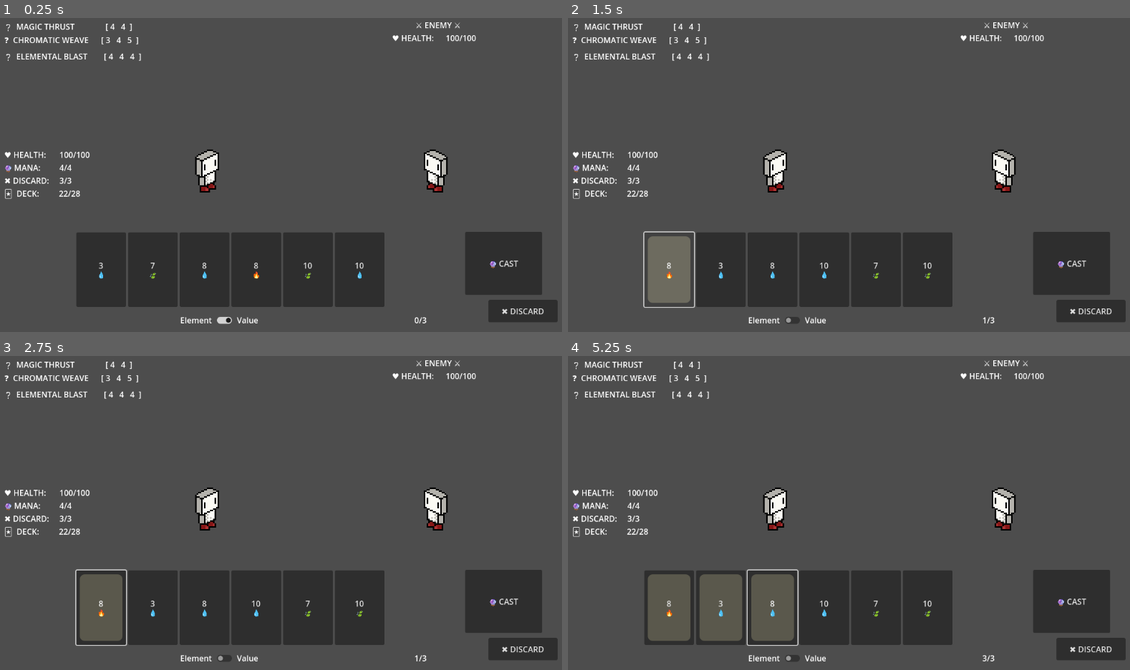
Above: before the commit, frames 1-4 (two rows, left to right).
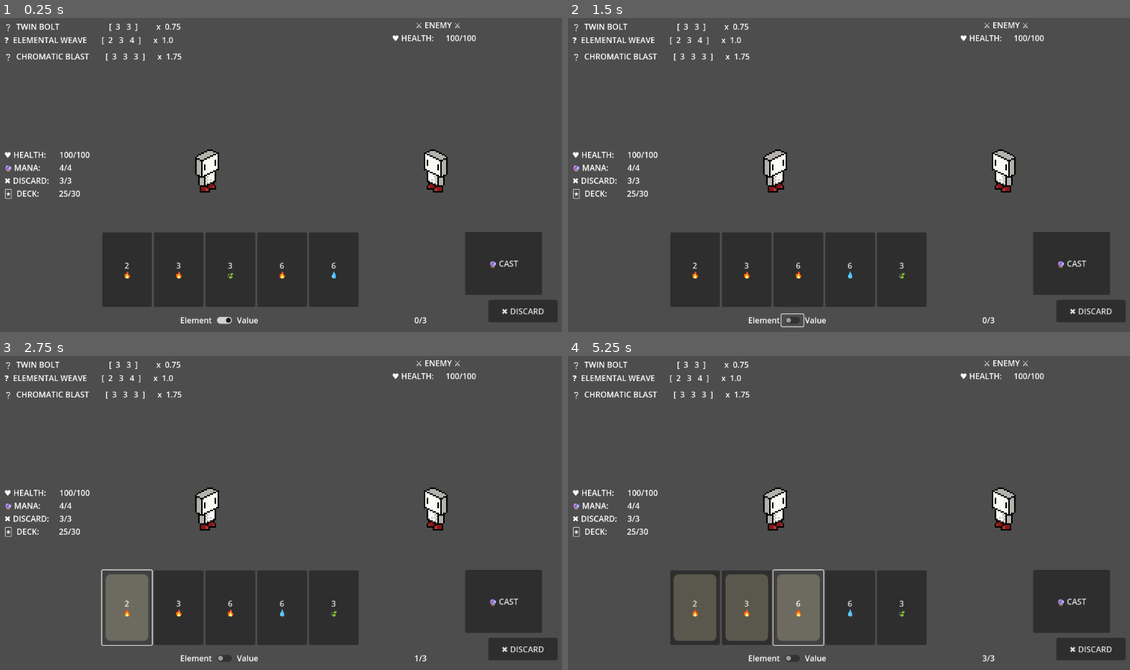
Above: after the commit, the same moments.

Repository: itsdotnickscott/wizard_card_game
Game: Godot game, scene res://scenes/battle.tscn
Two runs of this game, one before a commit and one after it. Both use one fixed random seed, a clock stepped at 60 frames per second and the inputs below.
Inputs (mouse positions are in pixels of both pictures, inside the frame that each line leads up to):
- Up to frame 1 (0.25 s): no input
- Up to frame 2 (1.5 s): click "Element" at 0.5 s; click (669, 269) at 1.25 s, where only the run before the commit has a clickable "8 🔥"
- Up to frame 3 (2.75 s): click (129, 607) at 2 s, where only the run after the commit has a clickable "2 🔥"
- Up to frame 4 (5.25 s): click (719, 607) at 2.75 s, where only the run before the commit has a clickable "3 💧"; click (747, 607) at 3.5 s, where only the run after the commit has a clickable "3 🔥"; click (770, 607) at 4.25 s, where only the run before the commit has a clickable "8 💧"; click (798, 607) at 5 s, where only the run after the commit has a clickable "6 🔥"

The runs differ from the first frame. In frame 1, 3.7% of the frame differs, in the area x 2-69%, y 1-93%; in frame 2, 4.4%; in frame 3, 4.1%; in frame 4, 4.9%.

Commit message:
Implemented Spells
- recognizes different types of hands
- calculates dmg if successful spell

Diff:
--- a/scenes/battle_ui.tscn
+++ b/scenes/battle_ui.tscn
@@ -95,17 +95,17 @@
 offset_right = 312.0
 offset_bottom = 248.0
 
-[node name="Thrust" type="Label" parent="Spells"]
+[node name="Bolt" type="Label" parent="Spells"]
 layout_mode = 2
-text = "❔  MAGIC THRUST               [ 4   4  ]"
+text = "❔  TWIN BOLT                        [  3   3  ]         x  0.75"
 
 [node name="Weave" type="Label" parent="Spells"]
 layout_mode = 2
-text = "❓  CHROMATIC WEAVE      [ 3   4   5  ]"
+text = "❓  ELEMENTAL WEAVE       [  2   3   4  ]      x  1.0"
 
 [node name="Blast" type="Label" parent="Spells"]
 layout_mode = 2
-text = "❔  ELEMENTAL BLAST        [ 4   4   4  ]"
+text = "❔  CHROMATIC BLAST        [  3   3   3  ]      x  1.75"
 
 [node name="CastButton" type="Button" parent="."]
 layout_mode = 0
--- a/scripts/battle.gd
+++ b/scripts/battle.gd
@@ -17,7 +17,7 @@
 func player_turn() -> void:
 	battle_ui.reset_selected_cards()
 	player.draw_to_limit()
-	player.sort_hand(battle_ui.sort_toggle.button_pressed)
+	player.sort_cards(player.hand, battle_ui.sort_toggle.button_pressed)
 	battle_ui.update_display(player)
 
 
@@ -43,5 +43,5 @@
 
 
 func _on_battle_ui_sort_hand(by_value: bool) -> void:
-	player.sort_hand(by_value)
+	player.sort_cards(player.hand, by_value)
 	battle_ui.update_display(player)
--- a/scripts/battle_ui.gd
+++ b/scripts/battle_ui.gd
@@ -37,7 +37,7 @@
 	$PlayerStats/HPValue.text = "%d/%d" % [player.health, player.max_health]
 	$PlayerStats/ManaValue.text = "%d/%d" % [player.mana, player.max_mana]
 	$PlayerStats/DiscardValue.text = "%d/%d" % [player.discards_left, player.max_discards]
-	$PlayerStats/DeckValue.text = "%d/%d" % [player.deck.size(), 28]
+	$PlayerStats/DeckValue.text = "%d/%d" % [player.deck.size(), 30]
 	$SelectLabel.text = "%d/%d" % [selected_cards.size(), select_limit]
 
 
--- a/scripts/player.gd
+++ b/scripts/player.gd
@@ -7,7 +7,7 @@
 var max_health: int = 100
 var max_mana: int = 4
 var max_discards: int = 3
-var hand_limit: int = 6
+var hand_limit: int = 5
 var select_limit: int = 3
 
 var health: int = max_health
@@ -15,6 +15,8 @@
 var discards_left: int = max_discards
 
 var deck: Array[Card] = []
+var spellbook: Array[Spell] = []
+
 var hand: Array[Card] = []
 var discard: Array[Card] = []
 
@@ -30,9 +32,18 @@
 ## Removes 1 [member Player.mana] and discards given [Card] objects from the [member Player.hand].
 ## Returns [code]true[/code] if [Player] has more mana (>0) left.
 func cast_cards(selected_cards: Array[Card]) -> bool:
+	# Check for enough mana
 	if mana == 0:
 		print("out of mana")
 		return false
+
+	# Check for valid spell in spellbook
+	var valid = valid_spells(selected_cards)
+	print(valid)
+
+	for i in range(spellbook.size()):
+		if valid[i]:
+			print(spellbook[i].name + " - ", calc_dmg(spellbook[i], selected_cards))
 
 	mana -= 1
 	for card in selected_cards:
@@ -40,6 +51,80 @@
 		discard.append(card)
 
 	return mana > 0
+
+
+func calc_dmg(spell: Spell, selected_cards: Array[Card]):
+	var base = 0.0
+
+	for card in selected_cards:
+		base += card.value
+
+	return base * spell.multi
+
+
+## Returns an [Array] of booleans, [code][true][/code] for every [Spell] that can currently score.
+func valid_spells(selected_cards: Array[Card]) -> Array[bool]:
+	var valid: Array[bool] = []
+
+	for spell in spellbook:
+		if spell.card_amt != selected_cards.size():
+			valid.append(false)
+			continue
+
+		sort_cards(selected_cards, true)
+		match spell.val_combo:
+			Spell.ValCombo.SET:
+				if not valid_set(selected_cards):
+					valid.append(false)
+					continue
+
+			Spell.ValCombo.RUN:
+				if not valid_run(selected_cards):
+					valid.append(false)
+					continue
+
+		sort_cards(selected_cards, false)
+		match spell.elem_combo:
+			# Spell.ElemCombo.ANY can never be invalid
+
+			Spell.ElemCombo.MATCH_ANY:
+				if not valid_match_any(selected_cards):
+					valid.append(false)
+					continue
+
+		valid.append(true)
+
+	return valid
+
+
+## Returns [code][true][/code] if every [Card] in [param selected_cards] have the same
+## [member Card.value].
+func valid_set(selected_cards: Array[Card]) -> bool:
+	for i in range(selected_cards.size() - 1):
+		if selected_cards[i].value != selected_cards[i + 1].value:
+			return false
+
+	return true
+
+
+## Returns [code][true][/code] if every [Card] in [param selected_cards] are in ascending
+## [member Card.value].
+func valid_run(selected_cards: Array[Card]) -> bool:
+	for i in range(selected_cards.size() - 1):
+		if selected_cards[i].value != (selected_cards[i + 1].value - 1):
+			return false
+
+	return true
+
+
+## Returns [code][true][/code] if every [Card] in [param selected_cards] have the same
+## [member Card.element].
+func valid_match_any(selected_cards: Array[Card]) -> bool:
+	for i in range(selected_cards.size() - 1):
+		if selected_cards[i].element != selected_cards[i + 1].element:
+			return false
+
+	return true
 
 
 ## Discards given [Card] objects from the [member Player.hand]. Returns [code]true[/code] if
@@ -88,42 +173,66 @@
 	deck.shuffle()
 
 
-## Sorts [member Player.hand] by [Card] value or element.
-func sort_hand(by_value: bool) -> void:
+## Sorts [member Player.hand] by [member Card.value] if [param by_value] is [code]true[/code].
+## Otherwise, it sorts it by [member Card.element]. Modifies the existing [Array].
+func sort_cards(cards: Array[Card], by_value: bool) -> void:
 	var asc_value = func (a: Card, b: Card) -> int:
 		if by_value:
 			return a.value < b.value
 		else:
 			return a.element < b.element
 
-	hand.sort_custom(asc_value)
-
-
-## Returns a 28-card_scene [Deck], with three of each value (2-10) in three different elements
-## (fire, water, earth), plus one Joker card_scene (represented by value 11).
+	cards.sort_custom(asc_value)
+
+
+## Returns a 30-card_scene [Deck], with six of each value (2-6) split up evenly
+## among three different elements (fire, water, earth).
 func _create_base_deck() -> Array[Card]:
 	var new_deck: Array[Card] = []
 
-	# Adds 2-10 with three elements (fire, water, earth)
 	var val: int = 2
 	var elem: int = 0
 
-	for i in range(9):
-		for j in range(3):
+	for i in range(5):
+		for j in range(6):
 			var new_card = card_scene.instantiate()
 			new_card.init(val, elem)
 			new_deck.append(new_card)
-			elem += 1
+			elem = (elem + 1) % 3
 		val += 1
 		elem = 0
 
-	# Adds one Joker
-	var joker = card_scene.instantiate()
-	joker.init(11, Card.Element.WILD)
-	new_deck.append(joker)
-
 	return new_deck
+
+
+## Returns three starting [Spell] objects, Twin Bolts (Set, 2 Cards, Any), Chromatic Weave
+## (Run, 3 Cards, Match Any), and Elemental Blast (Set, 3 Cards, Any)).
+func _create_base_spellbook() -> Array[Spell]:
+	var bolt = Spell.new("Twin Bolt", Spell.ValCombo.SET, Spell.ElemCombo.ANY, 2, 1.0)
+	var weave = Spell.new("Elemental Weave", Spell.ValCombo.RUN, Spell.ElemCombo.MATCH_ANY, 3, 1.0)
+	var blast = Spell.new("Chromatic Blast", Spell.ValCombo.SET, Spell.ElemCombo.ANY, 3, 1.25)
+
+	return [bolt, weave, blast]
+
+
+func spell_analysis() -> void:
+	for spell in spellbook:
+		print(spell.name)
+
+		if spell.val_combo == Spell.ValCombo.SET:
+			print("min damage: ", (2 * spell.card_amt) * spell.multi)
+			print("avg damage: ", (4 * spell.card_amt) * spell.multi)
+			print("max damage: ", (6 * spell.card_amt) * spell.multi)
+
+		elif spell.val_combo == Spell.ValCombo.RUN:
+			print("min damage: ", (3 * spell.card_amt) * spell.multi)
+			print("avg damage: ", (4 * spell.card_amt) * spell.multi)
+			print("max damage: ", (5 * spell.card_amt) * spell.multi)
+
+		print()
 
 
 func _ready() -> void:
 	deck = _create_base_deck()
+	spellbook = _create_base_spellbook()
+	spell_analysis()
--- /dev/null
+++ b/scripts/spell.gd
@@ -0,0 +1,20 @@
+class_name Spell extends Resource
+
+
+enum ValCombo { RUN, SET, }
+enum ElemCombo { ANY, MATCH_ANY }
+
+
+var name: String
+var val_combo: ValCombo
+var elem_combo: ElemCombo
+var card_amt: int
+var multi: float
+
+
+func _init(spell_name: String, val: ValCombo, elem: ElemCombo, size: int, mult: float):
+	name = spell_name
+	val_combo = val
+	elem_combo = elem
+	card_amt = size
+	multi = mult
